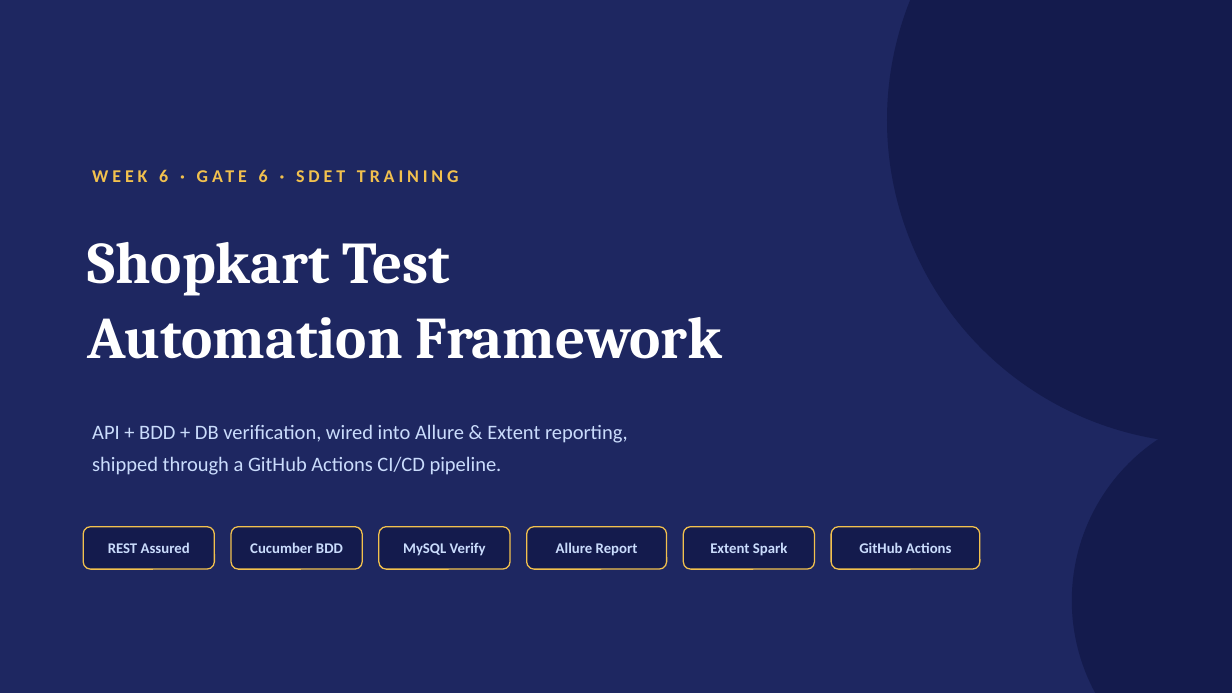
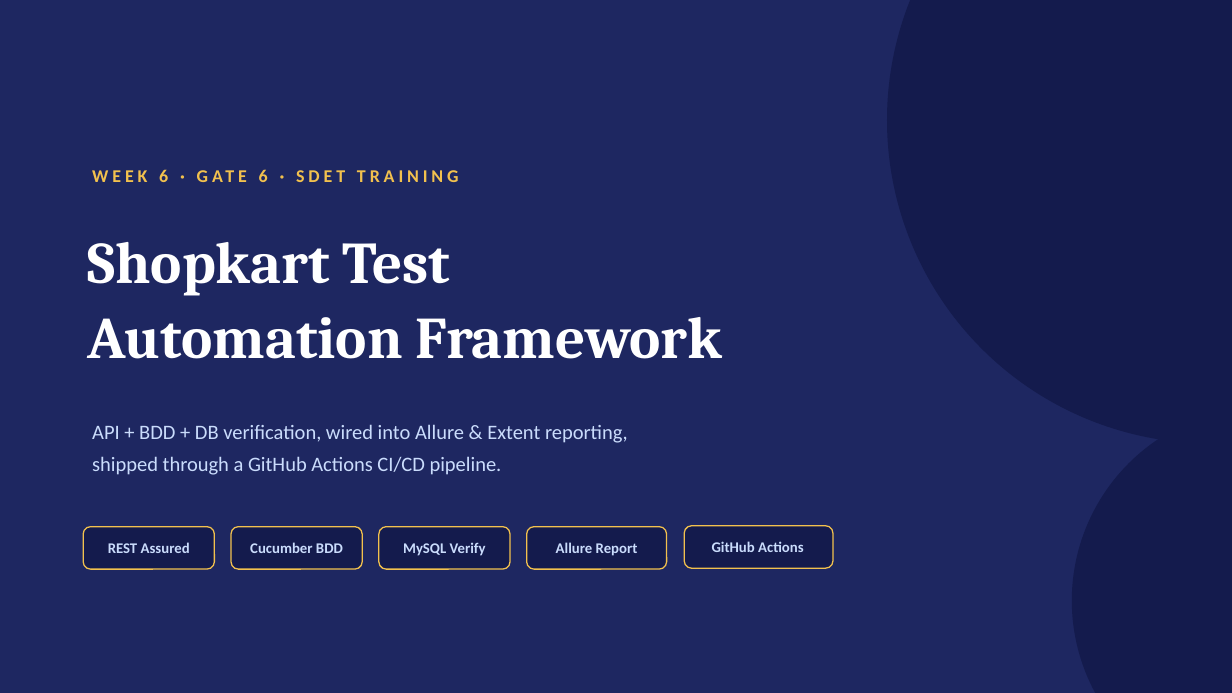
Before and after one commit to ust-sdet-training/SDET, a slide deck: slide 1 of Shopkart_Demo.pptx. Drawn at 1232x693 pixels with LibreOffice and Linux fonts; fonts in the diff are those of the drawing. Boxes give left, top, right and bottom in pixels: in the first picture for what was removed or moved away, otherwise in the second. Text is boxed around its words. In the diff, an @@ line names an element or a change of style, - is before the commit and + after.

Commit message:
updated the ppt

```diff
--- a/Shopkart_Demo.pptx
+++ b/Shopkart_Demo.pptx
@@ text "GitHub Actions": place and size @@
-text "GitHub Actions" at [859,542,951,553]
+text "GitHub Actions" at [712,541,803,552]
@@ rounded rectangle removed at [683,527,814,569] @@
@@ rounded rectangle: place and size @@
-rounded rectangle at [831,527,980,569]
+rounded rectangle at [685,526,834,568]
@@ text removed at [710,542,788,556] @@
-Extent Spark
```
Also in this commit, not shown: 1 other slide changed, 1 slide added, 2 slides removed.
